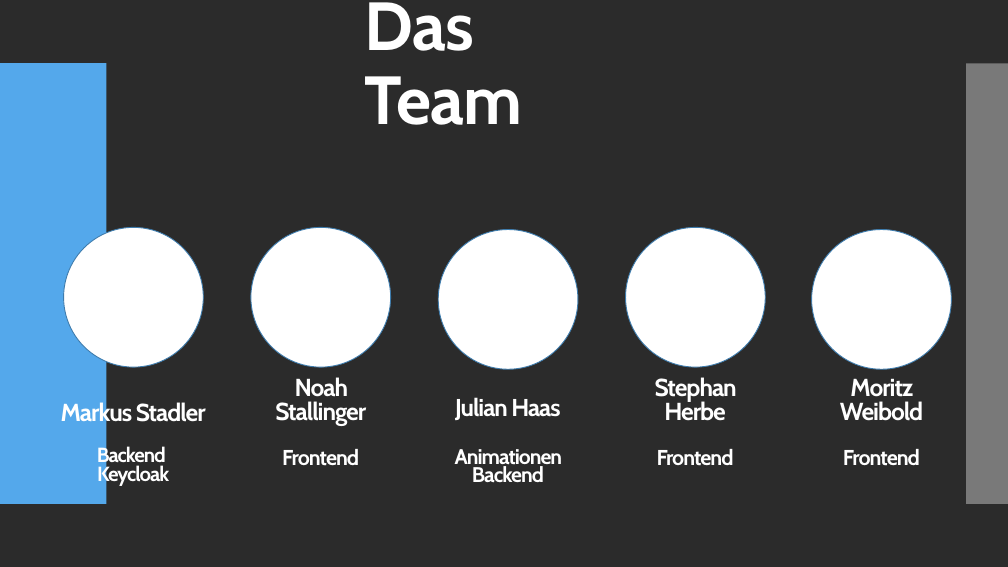
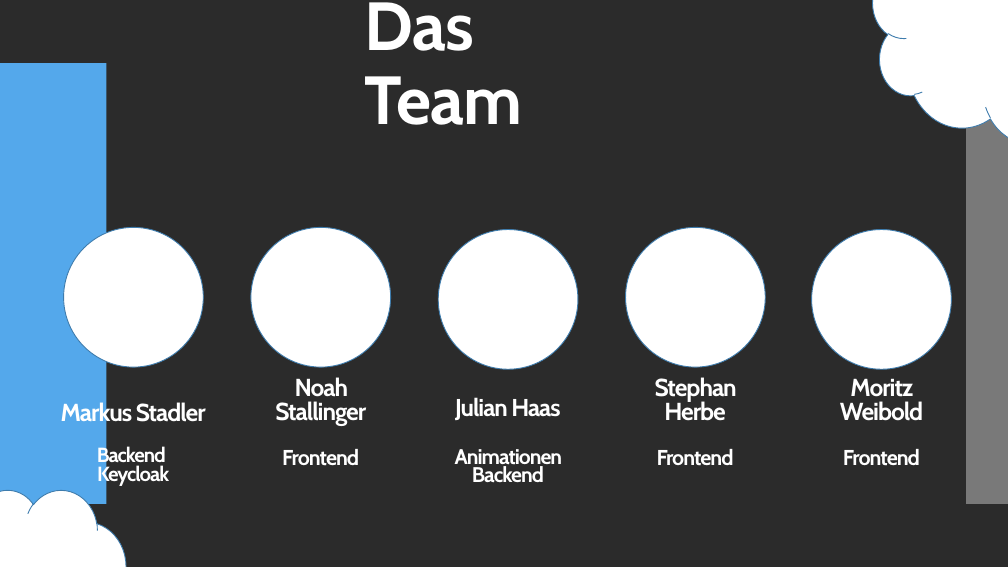
Before and after one commit to MoBoldi/VitaChi, a slide deck: slide 3 of powerpoint/VitaChi_Präs.pptx (slide 2 before the commit). Drawn at 1008x567 pixels with LibreOffice and Linux fonts; fonts in the diff are those of the drawing; background and template pictures are left out; a plain dark background stands for a picture behind light text. Boxes give left, top, right and bottom in pixels: in the first picture for what was removed or moved away, otherwise in the second. Text is boxed around its words. In the diff, an @@ line names an element or a change of style, - is before the commit and + after.

```diff
--- a/powerpoint/VitaChi_Präs.pptx
+++ b/powerpoint/VitaChi_Präs.pptx
@@ cloud added at bbox=[873, 0, 1008, 143], fill #FFFFFF, outline #3E7CAE 0.85 pt @@
@@ cloud added at bbox=[0, 489, 133, 567], fill #FFFFFF, outline #3E7CAE 0.85 pt @@
```
Also in this commit, not shown: 1 other slide changed, 5 slides added.
